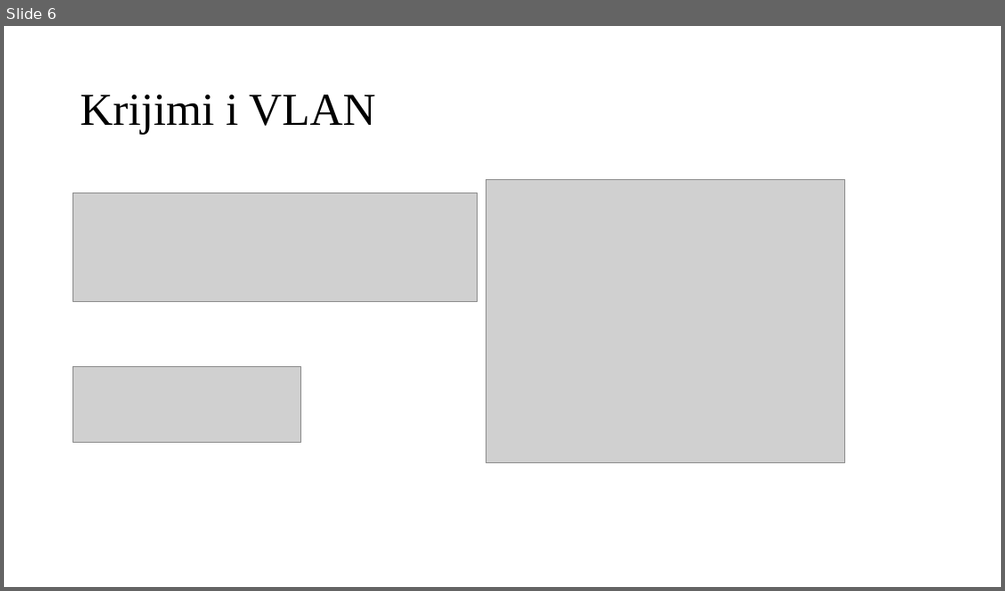
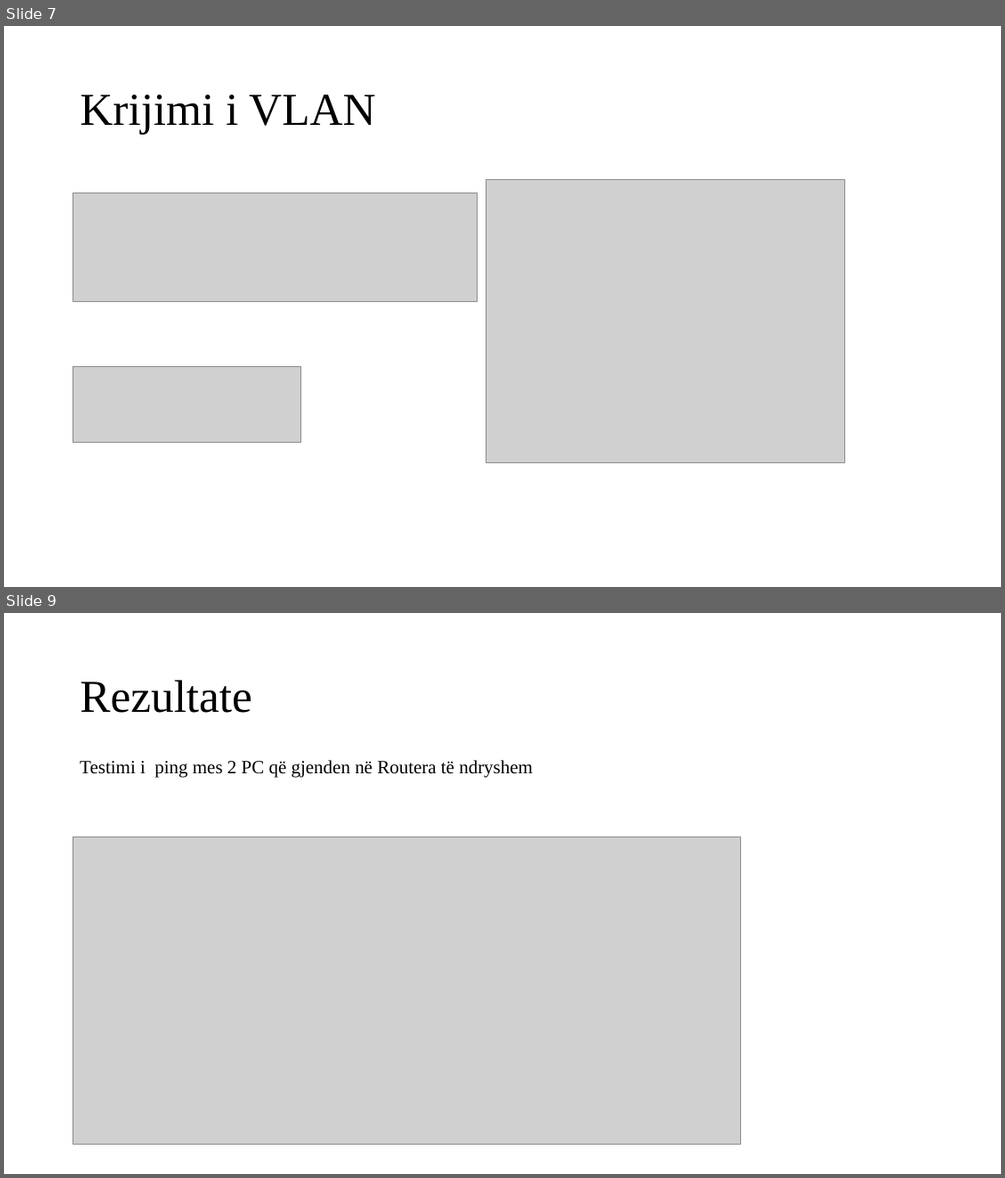
Before and after one commit to lorentmustafa/proj2_RRK_GR20, a slide deck: Raport Projekti.pptx. Shown one above the other, each under a label of ours: slide 6 before the commit, slides 7 and 9 after it; the slides between them are not shown. The pictures are 1005x591 and 1005x1178 pixels, drawn with LibreOffice and Linux fonts; fonts in the diff are those of the drawing; grey boxes stand for pictures. Boxes give left, top, right and bottom in pixels: in the first picture for what was removed or moved away, otherwise in the second. Text is boxed around its words. In the diff, an @@ line names an element or a change of style, - is before the commit and + after.

```diff
--- a/Raport Projekti.pptx
+++ b/Raport Projekti.pptx
@@ slide 9 added at (x1=4, y1=613, x2=1001, y2=1174), background #FFFFFF @@
@@ title added at (x1=80, y1=680, x2=252, y2=713), 44 pt, text #000000 @@
+Rezultate
@@ text added at (x1=80, y1=760, x2=533, y2=778), 18 pt, text #000000 @@
+Testimi i ping mes 2 PC që gjenden në Routera të ndryshem
@@ picture added at (x1=73, y1=836, x2=741, y2=1144) @@
@@ what was slide 6 is now slide 7 @@
```
Also in this commit, not shown: 2 slides changed, 2 other slides added, 2 other files.
